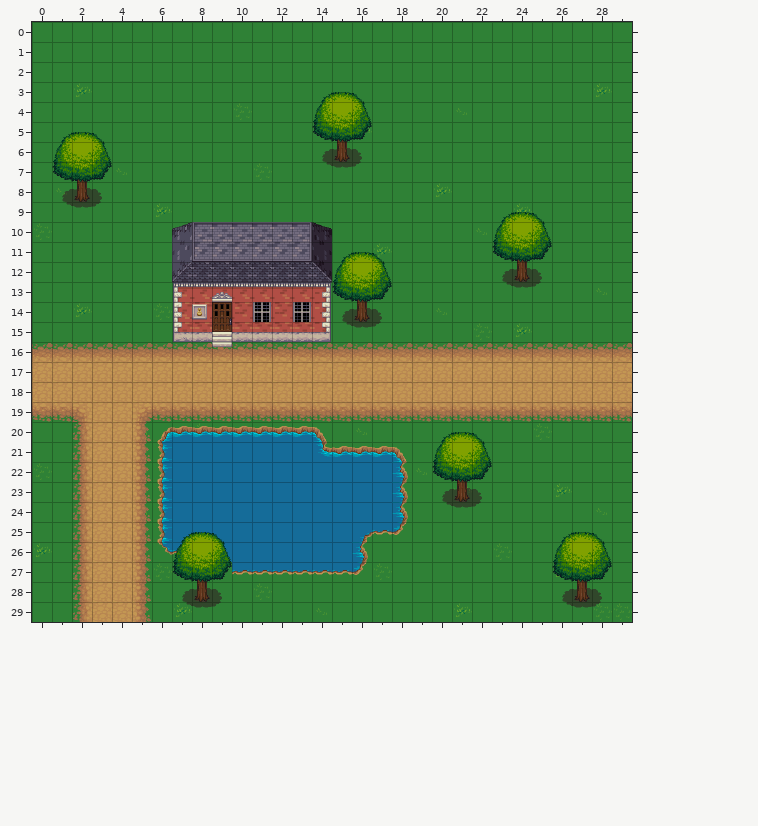
Tiled map, stored at rpg-android/assets/data/maps/test2.tmx. That is the earlier state.
Cells are 32x32 px. Shown: x 0..29, y 0..29.
The result:
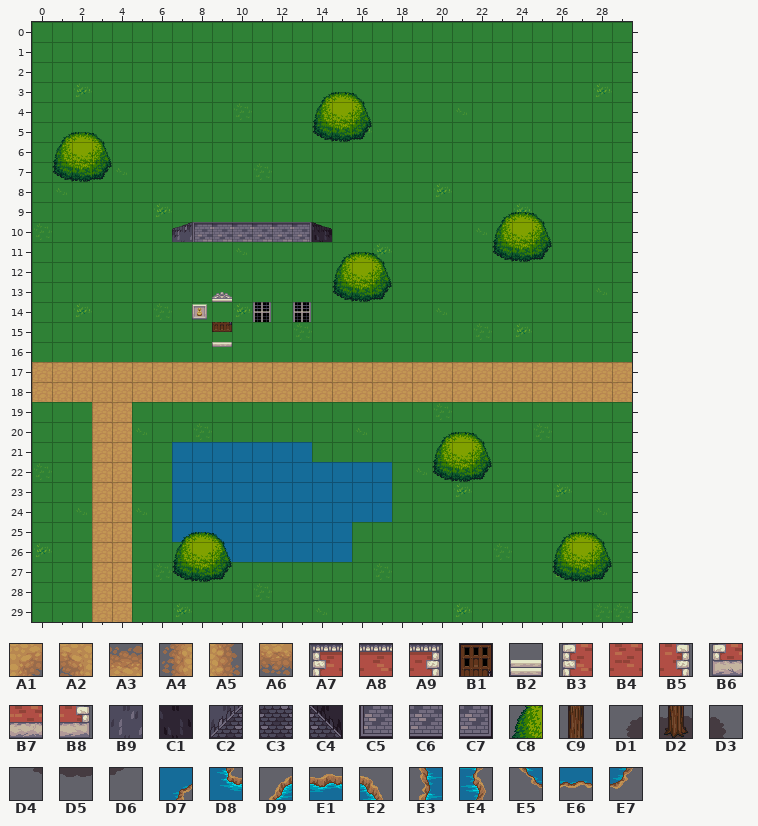
Key: from "dirt": A1 1, A2 2, A3 7, A4 9, A5 11, A6 13; from "house": A7 0, A8 1, A9 2, B1 3, B2 4, B3 9, B4 10, B5 11, B6 18, B7 19, B8 20, B9 36, C1 38, C2 45, C3 46, C4 47, C5 48, C6 49, C7 50; from "treetop": C8 9; from "trunk": C9 1, D1 6, D2 7, D3 8, D4 12, D5 13, D6 14; from "water": D7 1, D8 4, D9 6, E1 7, E2 8, E3 9, E4 11, E5 12, E6 13, E7 14.
__ is an empty cell.
Edits made:
{"where": "layer \"fringe\" (now hidden)"}
{"y":5,"x":15,"old":"C9","new":"__"}
{"y":6,"x":14,"old":"D1 D2 D3","new":"__ __ __"}
{"y":7,"x":2,"old":"C9","new":"__"}
{"y":7,"x":14,"old":"D4 D5 D6","new":"__ __ __"}
{"y":8,"x":1,"old":"D1 D2 D3","new":"__ __ __"}
{"y":9,"x":1,"old":"D4 D5 D6","new":"__ __ __"}
{"y":11,"x":7,"old":"B9 C5 C6 C6 C6 C6 C7 C1","new":"__ __ __ __ __ __ __ __"}
{"y":11,"x":24,"old":"C9","new":"__"}
{"y":12,"x":7,"old":"C2 C3 C3 C3 C3 C3 C3 C4","new":"__ __ __ __ __ __ __ __"}
{"y":12,"x":23,"old":"D1 D2 D3","new":"__ __ __"}
{"y":13,"x":7,"old":"A7 A8 A8 A8 A8 A8 A8 A9","new":"__ __ __ __ __ __ __ __"}
{"y":13,"x":16,"old":"C9","new":"__"}
{"y":13,"x":23,"old":"D4 D5 D6","new":"__ __ __"}
{"y":14,"x":7,"old":"B3 B4 B1 B4 B4 B4 B4 B5 D1 D2 D3","new":"__ __ __ __ __ __ __ __ __ __ __"}
{"y":15,"x":7,"old":"B6 B7 B2 B7 B7 B7 B7 B8 D4 D5 D6","new":"__ __ __ __ __ __ __ __ __ __ __"}
{"y":16,"x":0,"old":"A3 A3 A3 A3 A3 A3 A3 A3 A3 A3 A3 A3 A3 A3 A3 A3 A3 A3 A3 A3 A3 A3 A3 A3 A3 A3 A3 A3 A3 A3","new":"__ __ __ __ __ __ __ __ __ __ __ __ __ __ __ __ __ __ __ __ __ __ __ __ __ __ __ __ __ __"}
{"y":19,"x":0,"old":"A6 A6 A2","new":"__ __ __"}
{"y":19,"x":5,"old":"A1 A6 A6 A6 A6 A6 A6 A6 A6 A6 A6 A6 A6 A6 A6 A6 A6 A6 A6 A6 A6 A6 A6 A6 A6","new":"__ __ __ __ __ __ __ __ __ __ __ __ __ __ __ __ __ __ __ __ __ __ __ __ __"}
{"y":20,"x":2,"old":"A4","new":"__"}
{"y":20,"x":5,"old":"A5 D9 E1 E1 E1 E1 E1 E1 E1 E2","new":"__ __ __ __ __ __ __ __ __ __"}
{"y":21,"x":2,"old":"A4","new":"__"}
{"y":21,"x":5,"old":"A5 E3","new":"__ __"}
{"y":21,"x":14,"old":"D8 E1 E1 E1 E2","new":"__ __ __ __ __"}
{"y":22,"x":2,"old":"A4","new":"__"}
{"y":22,"x":5,"old":"A5 E3","new":"__ __"}
{"y":22,"x":18,"old":"E4","new":"__"}
{"y":22,"x":21,"old":"C9","new":"__"}
{"y":23,"x":2,"old":"A4","new":"__"}
{"y":23,"x":5,"old":"A5 E3","new":"__ __"}
{"y":23,"x":18,"old":"E4","new":"__"}
{"y":23,"x":20,"old":"D1 D2 D3","new":"__ __ __"}
{"y":24,"x":2,"old":"A4","new":"__"}
{"y":24,"x":5,"old":"A5 E3","new":"__ __"}
{"y":24,"x":18,"old":"E4","new":"__"}
{"y":24,"x":20,"old":"D4 D5 D6","new":"__ __ __"}
{"y":25,"x":2,"old":"A4","new":"__"}
{"y":25,"x":5,"old":"A5 E3","new":"__ __"}
{"y":25,"x":16,"old":"D7 E6 E7","new":"__ __ __"}
{"y":26,"x":2,"old":"A4","new":"__"}
{"y":26,"x":5,"old":"A5 E5 E6","new":"__ __ __"}
{"y":26,"x":16,"old":"E4","new":"__"}
{"y":27,"x":2,"old":"A4","new":"__"}
{"y":27,"x":5,"old":"A5","new":"__"}
{"y":27,"x":8,"old":"C9","new":"__"}
{"y":27,"x":10,"old":"E6 E6 E6 E6 E6 E6 E7","new":"__ __ __ __ __ __ __"}
{"y":27,"x":27,"old":"C9","new":"__"}
{"y":28,"x":2,"old":"A4","new":"__"}
{"y":28,"x":5,"old":"A5","new":"__"}
{"y":28,"x":7,"old":"D1 D2 D3","new":"__ __ __"}
{"y":28,"x":26,"old":"D1 D2 D3","new":"__ __ __"}
{"y":29,"x":2,"old":"A4","new":"__"}
{"y":29,"x":5,"old":"A5","new":"__"}
{"y":29,"x":7,"old":"D4 D5 D6","new":"__ __ __"}
{"y":29,"x":26,"old":"D4 D5 D6","new":"__ __ __"}
{"where": "layer \"fringe2\""}
{"y":26,"x":7,"old":"C8","new":"__"}
{"where": "layer \"over\""}
{"y":26,"x":7,"old":"__","new":"C8"}
